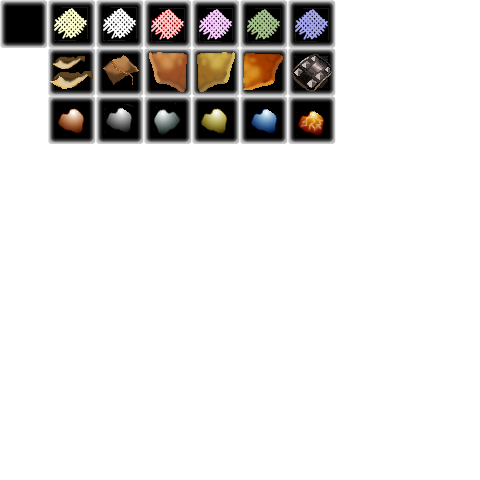
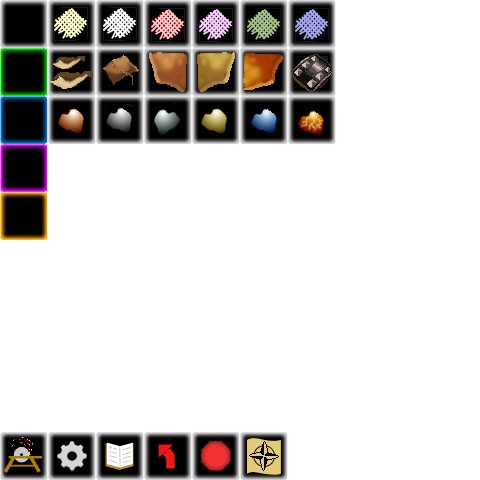
Layers edited between the first and the second 480px x 480px image:
added group "icon Map" with 4 layers above "icon Stop" over [240, 432, 288, 480]
added layer "Shape 8" in group "icon Map" over [247, 438, 281, 475]
added layer "Shape 1 copy 24" in group "icon Map" over [240, 432, 288, 480]
added group "icon Stop" with 2 layers above "icon Return" over [192, 432, 240, 480]
added layer "Shape 1 copy 23" in group "icon Stop" over [192, 432, 240, 480]
added group "icon Return" with 2 layers above "icon Book" over [144, 432, 192, 480]
added layer "Layer 12" in group "icon Return" over [151, 439, 185, 473]
added layer "Shape 1 copy 22" in group "icon Return" over [144, 432, 192, 480]
added group "icon Book" with 2 layers above "icon Gear" over [96, 432, 144, 480]
added layer "Layer 11" in group "icon Book" over [102, 439, 136, 473]
added layer "Shape 1 copy 21" in group "icon Book" over [96, 432, 144, 480]
added group "icon Gear" with 2 layers above "icon Grind" over [48, 432, 96, 480]
added layer "Layer 10" in group "icon Gear" over [55, 439, 89, 473]
added layer "Shape 1 copy 20" in group "icon Gear" over [48, 432, 96, 480]
added group "icon Grind" with 7 layers above "Metal6" over [0, 432, 48, 480]
added layer "Shape 1 copy 19" in group "icon Grind" over [0, 432, 48, 480]
added group "bracket_orange" with 1 layers above "bracket_purple" over [0, 192, 48, 240]
added layer "Shape 1 copy 27" in group "bracket_orange" over [0, 192, 48, 240]
added group "bracket_purple" with 1 layers above "bracket_blue" over [0, 144, 48, 192]
added layer "Shape 1 copy 28" in group "bracket_purple" over [0, 144, 48, 192]
added group "bracket_blue" with 1 layers above "bracket_green" over [0, 96, 48, 144]
added layer "Shape 1 copy 26" in group "bracket_blue" over [0, 96, 48, 144]
added group "bracket_green" with 1 layers above "Shape 1" over [0, 48, 48, 96]
added layer "Shape 1 copy 25" in group "bracket_green" over [0, 48, 48, 96]
…and 8 more changes (8 added)
